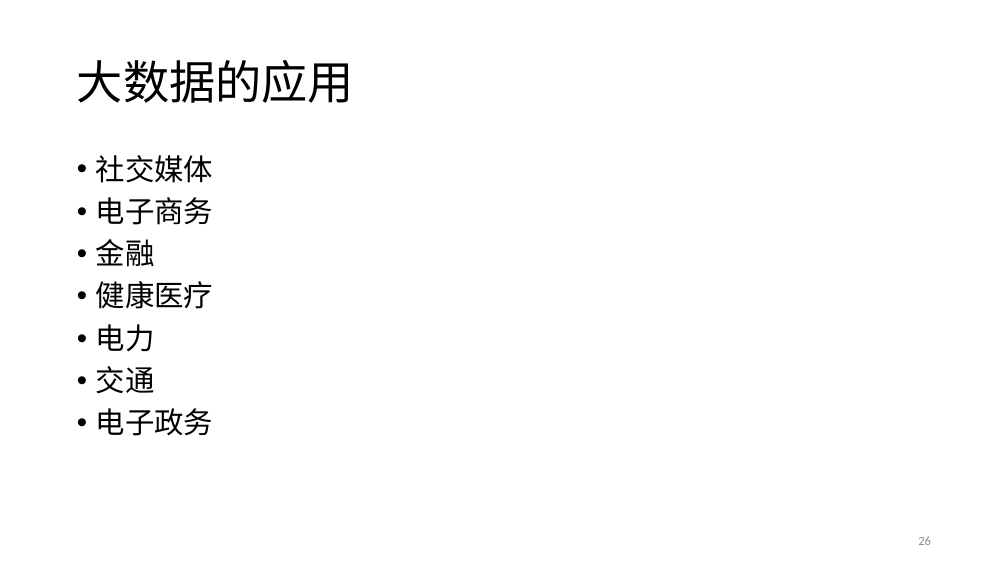
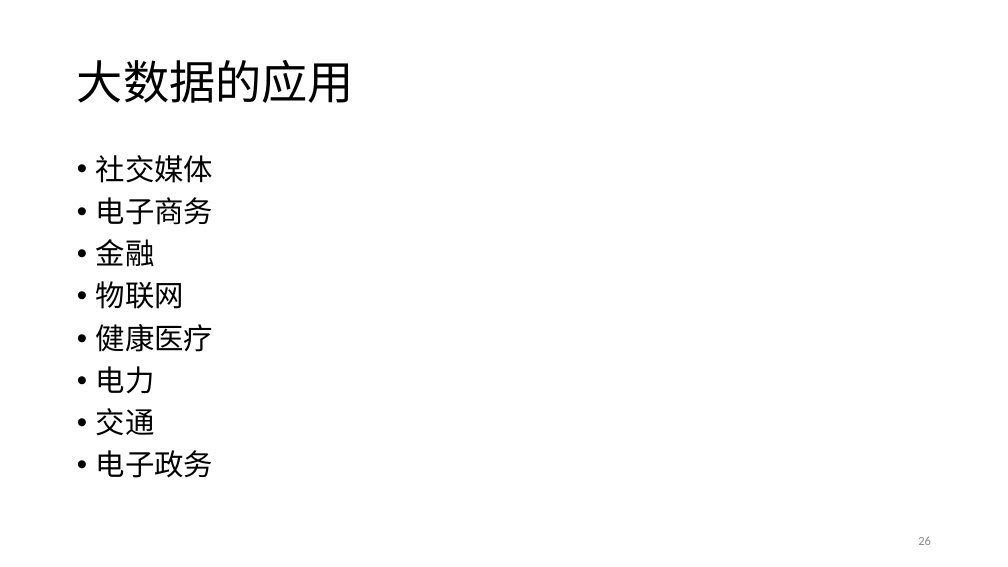
Before and after one commit to prm10/paper, a slide deck: slide 26 of presentation/big data.pptx. Drawn at 1008x567 pixels with LibreOffice and Linux fonts; fonts in the diff are those of the drawing. Boxes give left, top, right and bottom in pixels: in the first picture for what was removed or moved away, otherwise in the second. Text is boxed around its words. In the diff, an @@ line names an element or a change of style, - is before the commit and + after.

```diff
--- a/presentation/big data.pptx
+++ b/presentation/big data.pptx
@@ text at (96,281,184,309): paragraph added @@
+• 物联网
```
